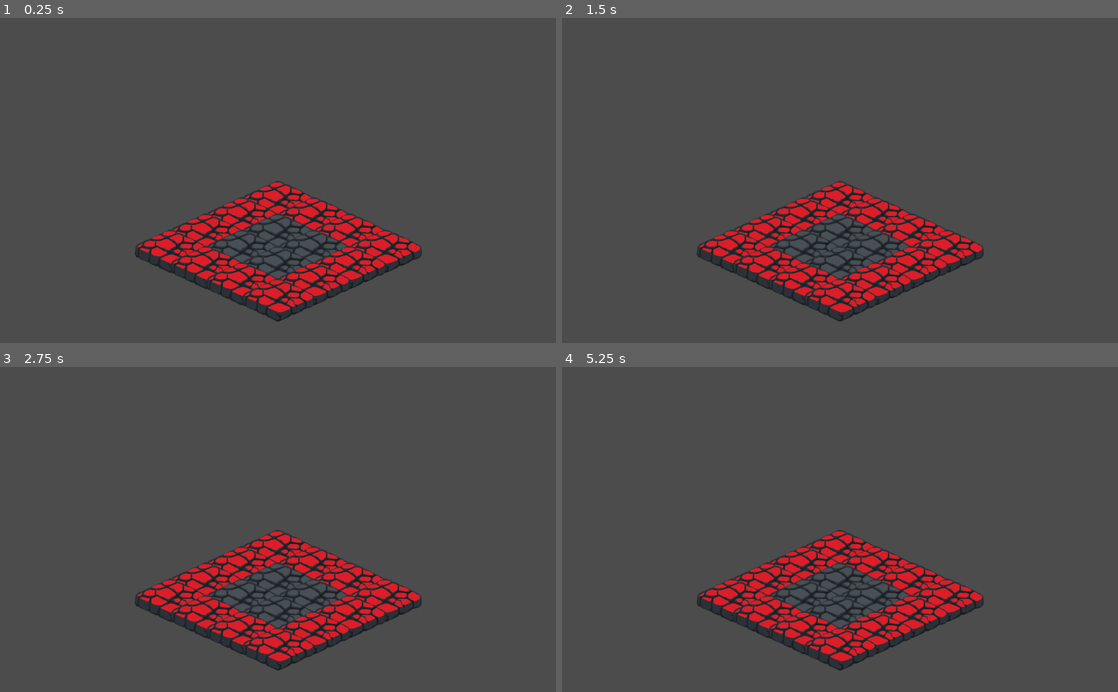
Above: before the commit, frames 1-4 (two rows, left to right).
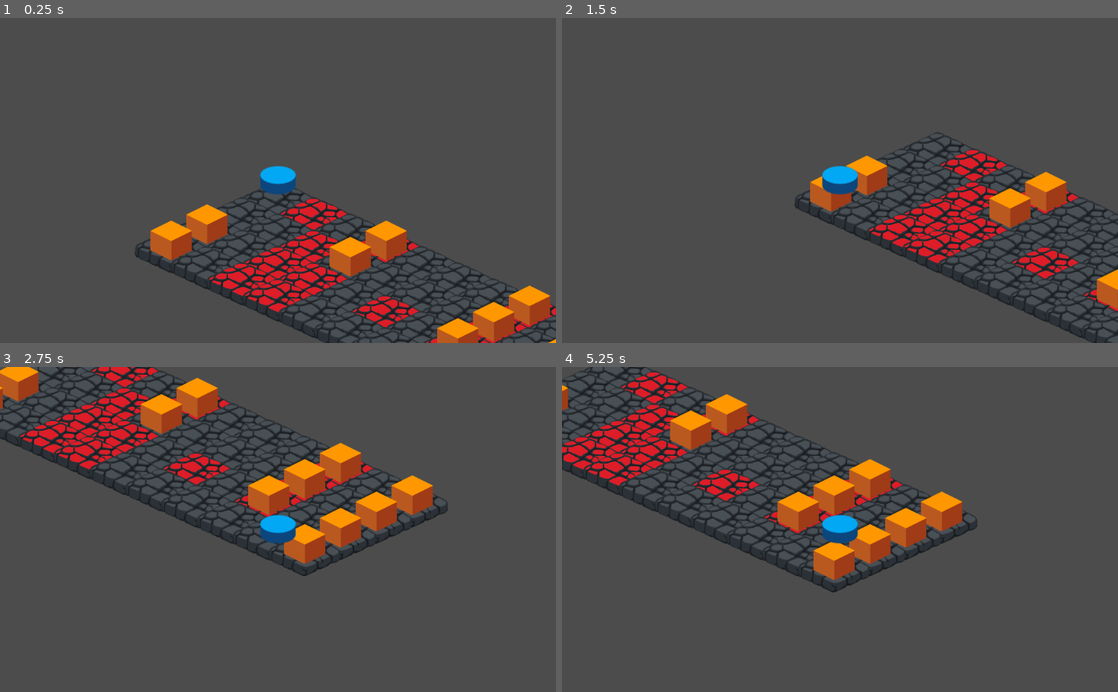
Above: after the commit, the same moments.

Repository: Roflcoffel/StarYui
Game: Godot game, scene res://GameWorld.tscn
The game is run twice, just before and just after one commit, with the same random seed, the same clock (stepped at 60 frames per second) and the same inputs. Before the commit the project starts from res://main.tscn.
Inputs (mouse positions are in pixels of both pictures, inside the frame that each line leads up to):
- Up to frame 1 (0.25 s): no input
- Up to frame 2 (1.5 s): tap Enter at 0.5 s; move the mouse to (962, 164) at 0.52 s; click (962, 164) at 0.67 s; tap Space at 1.25 s; move the mouse to (728, 196) at 1.27 s; click (728, 196) at 1.42 s
- Up to frame 3 (2.75 s): tap Enter at 2 s; move the mouse to (333, 458) at 2.02 s; click (333, 458) at 2.17 s
- Up to frame 4 (5.25 s): tap Space at 2.75, 4.25 s; move the mouse to (812, 594) at 2.77 s; click (812, 594) at 2.92 s; tap Enter at 3.5 s; move the mouse to (1006, 578) at 3.52 s; click (1006, 578) at 3.67 s; move the mouse to (673, 480) at 4.27 s; click (673, 480) at 4.42 s; move the mouse to (867, 529) at 5.02 s; click (867, 529) at 5.17 s

The runs differ from the first frame. In frame 1, 12% of the frame differs, in the area x 24-100%, y 45-100%; in frame 2, 20%; in frame 3, 28%, in the area x 0-81%, y 0-94%; in frame 4, 27%.
Error after the commit: Invalid get index '5' (on base: 'Array'). (res://Grid.gd:77)

Commit message:
Render two isometric layers

Diff:
--- /dev/null
+++ b/GameWorld.gd
@@ -0,0 +1,4 @@
+extends Node2D
+
+func _ready():
+	pass
--- /dev/null
+++ b/GameWorld.tscn
@@ -0,0 +1,39 @@
+[gd_scene load_steps=7 format=2]
+
+[ext_resource path="res://GameWorld.gd" type="Script" id=1]
+[ext_resource path="res://Grid.gd" type="Script" id=2]
+[ext_resource path="res://stone_set.tres" type="TileSet" id=3]
+[ext_resource path="res://object_set.tres" type="TileSet" id=4]
+[ext_resource path="res://Art/player.png" type="Texture" id=5]
+[ext_resource path="res://Player.gd" type="Script" id=6]
+
+[node name="GameWorld" type="Node2D"]
+script = ExtResource( 1 )
+
+[node name="Grid" type="TileMap" parent="."]
+mode = 1
+cell_size = Vector2( 132, 60 )
+format = 1
+script = ExtResource( 2 )
+
+[node name="YSort" type="YSort" parent="Grid"]
+
+[node name="Ground_Tiles" type="TileMap" parent="Grid/YSort"]
+mode = 1
+tile_set = ExtResource( 3 )
+cell_size = Vector2( 132, 60 )
+format = 1
+
+[node name="Object_Tiles" type="TileMap" parent="Grid/YSort"]
+position = Vector2( 0, 10 )
+mode = 1
+tile_set = ExtResource( 4 )
+cell_size = Vector2( 132, 60 )
+format = 1
+
+[node name="Player" type="Sprite" parent="Grid/YSort"]
+texture = ExtResource( 5 )
+script = ExtResource( 6 )
+
+[node name="Camera2D" type="Camera2D" parent="Grid/YSort/Player"]
+current = true
--- /dev/null
+++ b/Grid.gd
@@ -0,0 +1,90 @@
+extends TileMap
+
+onready var _ground_tiles : TileMap = $YSort/Ground_Tiles
+onready var _object_tiles : TileMap = $YSort/Object_Tiles
+
+onready var _player : Sprite = $YSort/Player
+var player_cord : Vector2 = Vector2( 0, 0 )
+
+onready var tile_size : Vector2 = self.cell_size
+
+#Ground Layer
+enum g_tile {STONE, STONE_LAVA}
+
+var ground_layer : Array = [
+	[0,1,0,1,0,0,0,1,0,0],
+	[0,0,1,0,0,0,0,1,0,0],
+	[0,0,1,1,0,1,0,1,0,0],
+	[0,0,1,1,0,0,0,0,0,0]
+]
+
+#Object Layer
+enum o_tile {NONE, BLOCK, PLAYER}
+
+var object_layer : Array = [
+	[2,0,0,1,0,0,0,1,0,1],
+	[0,0,0,1,0,0,0,1,0,1],
+	[1,0,0,0,0,0,0,1,0,1],
+	[1,0,0,0,0,0,0,0,0,1]
+]
+
+func _ready() -> void:
+	draw_map()
+
+func draw_map() -> void:
+	#Ground Layer
+	for y in ground_layer.size():
+		for x in ground_layer[y].size():
+			_ground_tiles.set_cell( x, y, ground_layer[y][x])
+
+	#Object Layer
+	for y in object_layer.size():
+		for x in object_layer[y].size():
+			if object_layer[y][x] == o_tile.NONE:
+				#Empty Slots
+				continue
+
+			if object_layer[y][x] == o_tile.PLAYER:
+				##Half tile size maybe, origin is at the center.
+
+				_player.position.x = x * tile_size.x/2
+				_player.position.y = y * tile_size.y
+
+				#print("Cart Position:", _player.position)
+
+				_player.position = to_isometric(_player.position)
+
+				#print("Iso Position:", _player.position)
+
+				continue
+
+			_object_tiles.set_cell( x, y, object_layer[y][x])
+
+func _input(event) -> void:
+	if not event is InputEventMouseButton:
+		return
+
+	if event.button_index != BUTTON_LEFT or not event.pressed:
+		return
+
+	#NOTE: event.position gives top left as (0,0)
+	var mouse_pos : Vector2 = get_global_mouse_position()
+
+	#Move player to mouse_cord
+	var mouse_cord : Vector2 = world_to_map(mouse_pos)
+
+	#Move Player
+	object_layer[mouse_cord.y][mouse_cord.x] = 2
+
+	#Remove Old Pos from layer and update player cord
+	object_layer[player_cord.y][player_cord.x] = 0
+	player_cord = mouse_cord
+
+	#Update Map
+	draw_map()
+
+func to_isometric(cart : Vector2) -> Vector2:
+	return Vector2(cart.x - cart.y, (cart.x + cart.y) / 2)
+
+func to_cartesian(iso : Vector2) -> Vector2:
+	return Vector2((2 * iso.y + iso.x) / 2, (2 * iso.y - iso.x) / 2)
--- /dev/null
+++ b/Player.gd
@@ -0,0 +1,6 @@
+extends Sprite
+
+func _ready() -> void:
+	pass # Replace with function body.
+
+#func _process(delta):
--- /dev/null
+++ b/TILEMAP.tscn
@@ -0,0 +1,14 @@
+[gd_scene load_steps=3 format=2]
+
+[ext_resource path="res://Art/block.png" type="Texture" id=1]
+
+[sub_resource type="ImageTexture" id=1]
+
+[node name="Node2D" type="Node2D"]
+
+[node name="NONE" type="Sprite" parent="."]
+texture = SubResource( 1 )
+
+[node name="Block" type="Sprite" parent="."]
+texture = ExtResource( 1 )
+offset = Vector2( 0, -30 )
--- a/TileMap.gd
+++ /dev/null
@@ -1,19 +0,0 @@
-extends TileMap
-
-enum {STONE, STONE_LAVA}
-
-var map : Array = [
-	[1,1,1,1],
-	[1,0,0,1],
-	[1,0,0,1],
-	[1,1,1,1],
-]
-
-func _ready() -> void:
-	for y in map.size():
-		for x in map.size():
-			self.set_cellv( Vector2(x, y), map[y][x])
-
-
-#func _process(delta):
-#	pass
--- a/main.tscn
+++ /dev/null
@@ -1,16 +0,0 @@
-[gd_scene load_steps=3 format=2]
-
-[ext_resource path="res://stone_set.tres" type="TileSet" id=1]
-[ext_resource path="res://TileMap.gd" type="Script" id=2]
-
-[node name="World" type="Node2D"]
-
-[node name="TileMap" type="TileMap" parent="."]
-mode = 1
-tile_set = ExtResource( 1 )
-cell_size = Vector2( 132, 60 )
-format = 1
-script = ExtResource( 2 )
-
-[node name="Camera2D" type="Camera2D" parent="."]
-current = true
--- a/map.tscn
+++ /dev/null
@@ -1,12 +0,0 @@
-[gd_scene load_steps=2 format=2]
-
-[ext_resource path="res://stone_set.tres" type="TileSet" id=1]
-
-[node name="Node2D" type="Node2D"]
-
-[node name="TileMap" type="TileMap" parent="."]
-mode = 1
-tile_set = ExtResource( 1 )
-cell_size = Vector2( 132, 60 )
-format = 1
-tile_data = PoolIntArray( -262146, 0, 0, -262145, 0, 0, -327680, 0, 0, -327679, 0, 0, -327678, 0, 0, -327677, 0, 0, -196610, 0, 0, -196609, 0, 0, -262144, 0, 0, -262143, 0, 0, -262142, 0, 0, -262141, 0, 0, -131074, 0, 0, -131073, 0, 0, -196608, 1, 0, -196607, 1, 0, -196606, 0, 0, -196605, 0, 0, -65538, 0, 0, -65537, 0, 0, -131072, 1, 0, -131071, 0, 0, -131070, 0, 0, -131069, 0, 0, -2, 0, 0, -1, 0, 0, -65536, 1, 0, -65535, 1, 0, -65534, 0, 0, -65533, 0, 0, 65534, 0, 0, 65535, 0, 0, 0, 1, 0, 1, 0, 0, 2, 0, 0, 3, 0, 0, 131070, 0, 0, 131071, 0, 0, 65536, 1, 0, 65537, 0, 0, 65538, 0, 0, 65539, 0, 0, 196606, 0, 0, 196607, 0, 0, 131072, 0, 0, 131073, 0, 0, 131074, 0, 0, 131075, 0, 0 )
--- /dev/null
+++ b/object_set.tres
@@ -0,0 +1,27 @@
+[gd_resource type="TileSet" load_steps=3 format=2]
+
+[ext_resource path="res://Art/block.png" type="Texture" id=1]
+
+[sub_resource type="ImageTexture" id=1]
+
+[resource]
+0/name = "NONE"
+0/texture = SubResource( 1 )
+0/tex_offset = Vector2( 0, 0 )
+0/modulate = Color( 1, 1, 1, 1 )
+0/region = Rect2( 0, 0, 0, 0 )
+0/tile_mode = 0
+0/occluder_offset = Vector2( 0, 0 )
+0/navigation_offset = Vector2( 0, 0 )
+0/shapes = [  ]
+0/z_index = 0
+1/name = "Block"
+1/texture = ExtResource( 1 )
+1/tex_offset = Vector2( 0, -30 )
+1/modulate = Color( 1, 1, 1, 1 )
+1/region = Rect2( 0, 0, 133, 81 )
+1/tile_mode = 0
+1/occluder_offset = Vector2( 66.5, 40.5 )
+1/navigation_offset = Vector2( 66.5, 40.5 )
+1/shapes = [  ]
+1/z_index = 0
--- a/project.godot
+++ b/project.godot
@@ -16,7 +16,7 @@
 [application]
 
 config/name="StarYui"
-run/main_scene="res://main.tscn"
+run/main_scene="res://GameWorld.tscn"
 config/icon="res://icon.png"
 
 [rendering]
--- a/stone_set.tres
+++ b/stone_set.tres
@@ -1,7 +1,9 @@
-[gd_resource type="TileSet" load_steps=3 format=2]
+[gd_resource type="TileSet" load_steps=4 format=2]
 
 [ext_resource path="res://Art/stone.png" type="Texture" id=1]
 [ext_resource path="res://Art/stone_lava.png" type="Texture" id=2]
+
+[sub_resource type="GDScript" id=1]
 
 [resource]
 0/name = "Stone"
@@ -24,3 +26,4 @@
 1/navigation_offset = Vector2( 66.5, 40.5 )
 1/shapes = [  ]
 1/z_index = 0
+script = SubResource( 1 )
Binary file added: Art/block.png
Not shown, added: Art/block.png.import
Binary file added: Art/player.png
Not shown, changed: README.md
